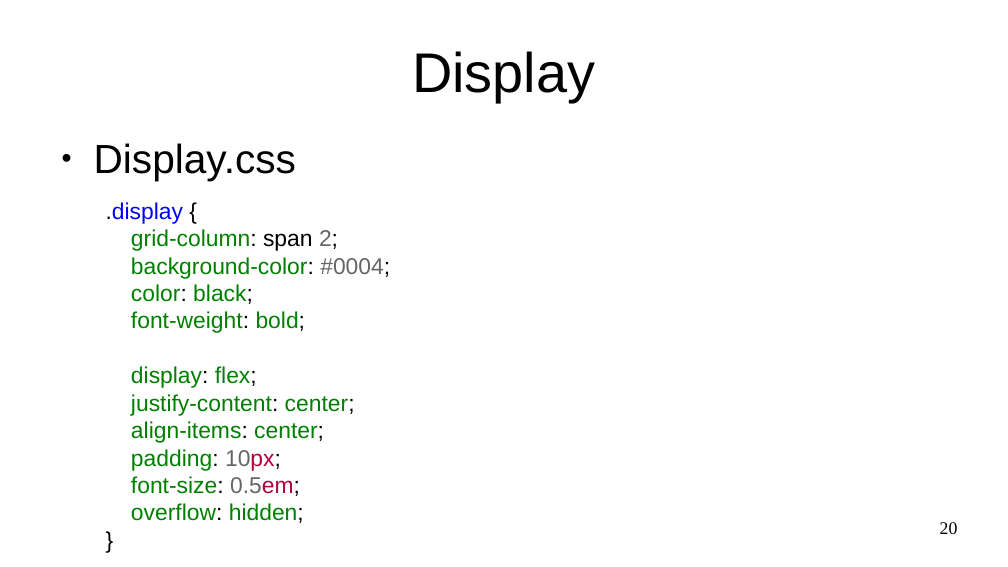
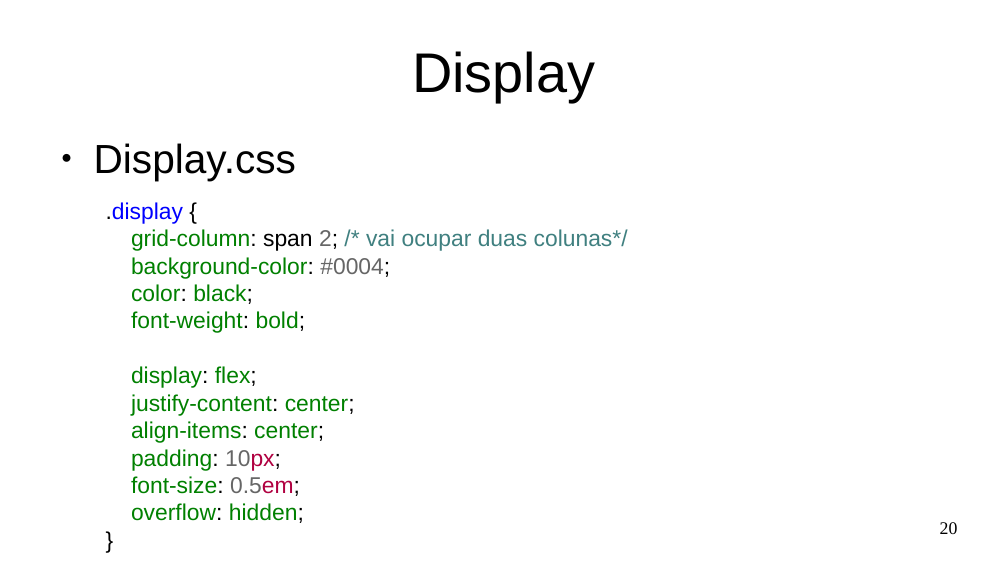
Before and after one commit to Marques-Dev/WEB_2020-1, a slide deck: slide 20 of SLIDES/aula02.odp. Drawn at 1008x567 pixels with LibreOffice and Linux fonts; fonts in the diff are those of the drawing. Boxes give left, top, right and bottom in pixels: in the first picture for what was removed or moved away, otherwise in the second. Text is boxed around its words. In the diff, an @@ line names an element or a change of style, - is before the commit and + after.

```diff
--- a/SLIDES/aula02.odp
+++ b/SLIDES/aula02.odp
@@ text at box(131, 229, 628, 251): text changed; text colour #008000 to #408080 @@
-grid-column: span 2;
+grid-column: span 2; /* vai ocupar duas colunas*/
```
Also in this commit, not shown: 14 other slides changed, 1 slide added, 1 slide removed, 3 other files.
